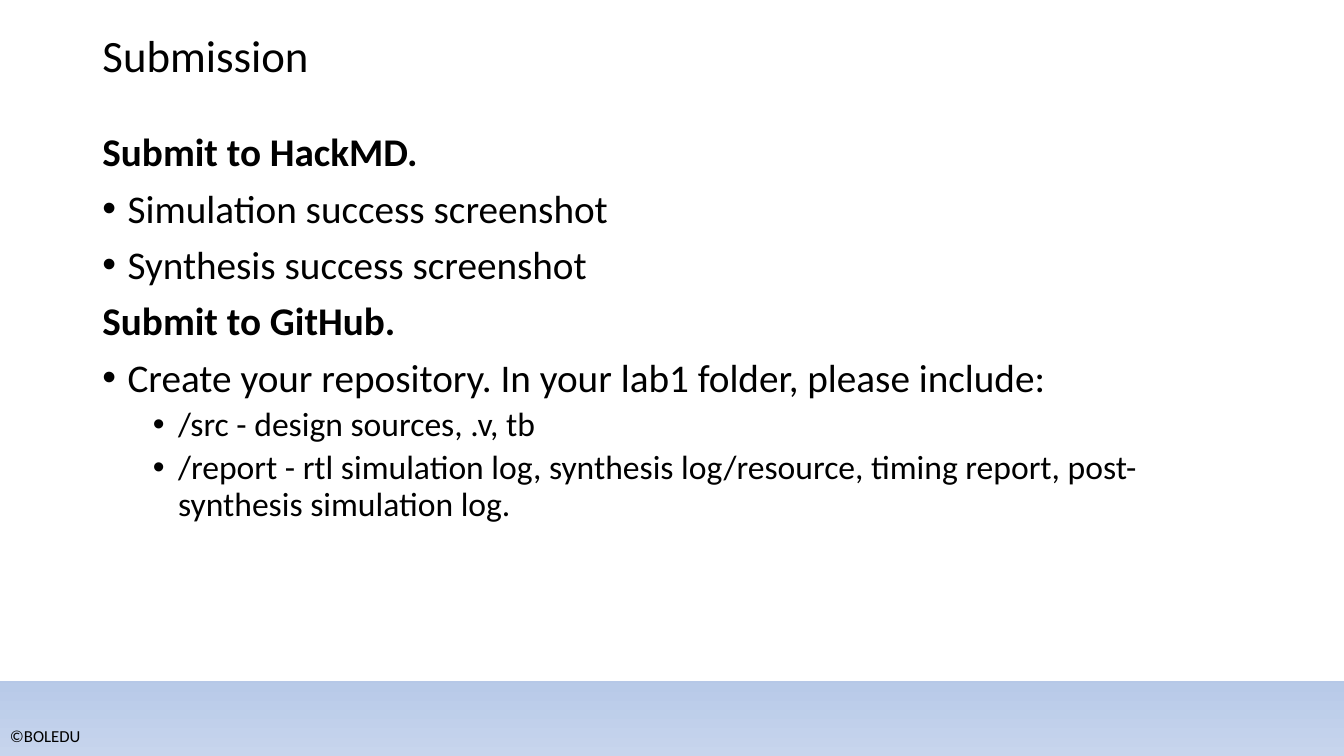
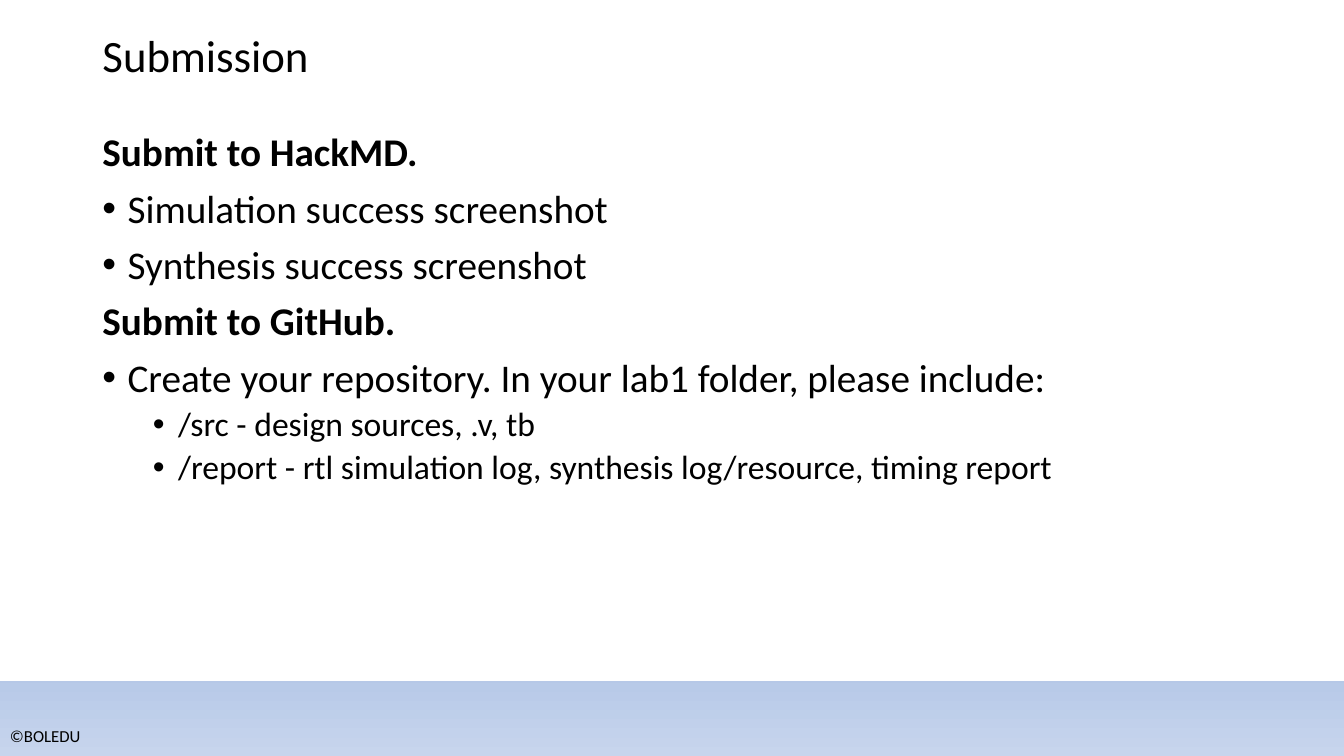
Before and after one commit to roo-nju/hkust-soc-lab, a slide deck: slide 25 of Lab1/Lab1 Workbook-Tool Installation.pptx. Drawn at 1344x756 pixels with LibreOffice and Linux fonts; fonts in the diff are those of the drawing; background and template pictures are left out. Boxes give left, top, right and bottom in pixels: in the first picture for what was removed or moved away, otherwise in the second. Text is boxed around its words. In the diff, an @@ line names an element or a change of style, - is before the commit and + after.

```diff
--- a/Lab1/Lab1 Workbook-Tool Installation.pptx
+++ b/Lab1/Lab1 Workbook-Tool Installation.pptx
@@ text at (178, 455, 1051, 485): text changed @@
-  • /report - rtl simulation log, synthesis log/resource, timing report, post-synthesis simulation log.
+  • /report - rtl simulation log, synthesis log/resource, timing report
```
